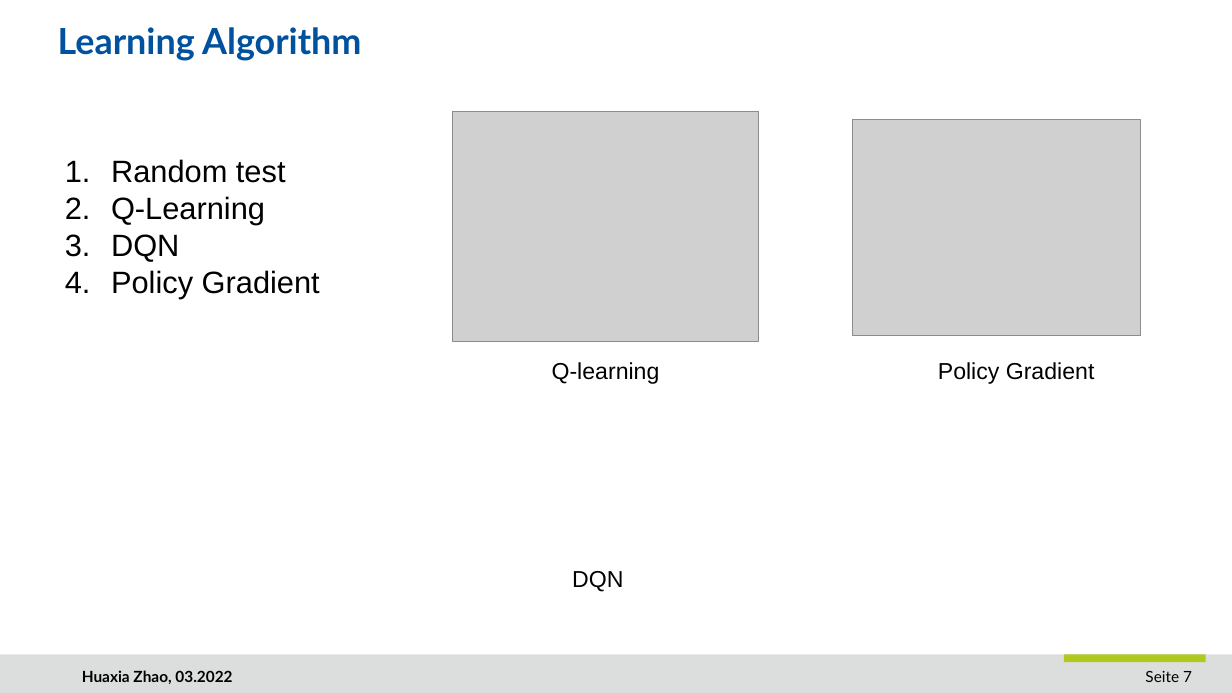
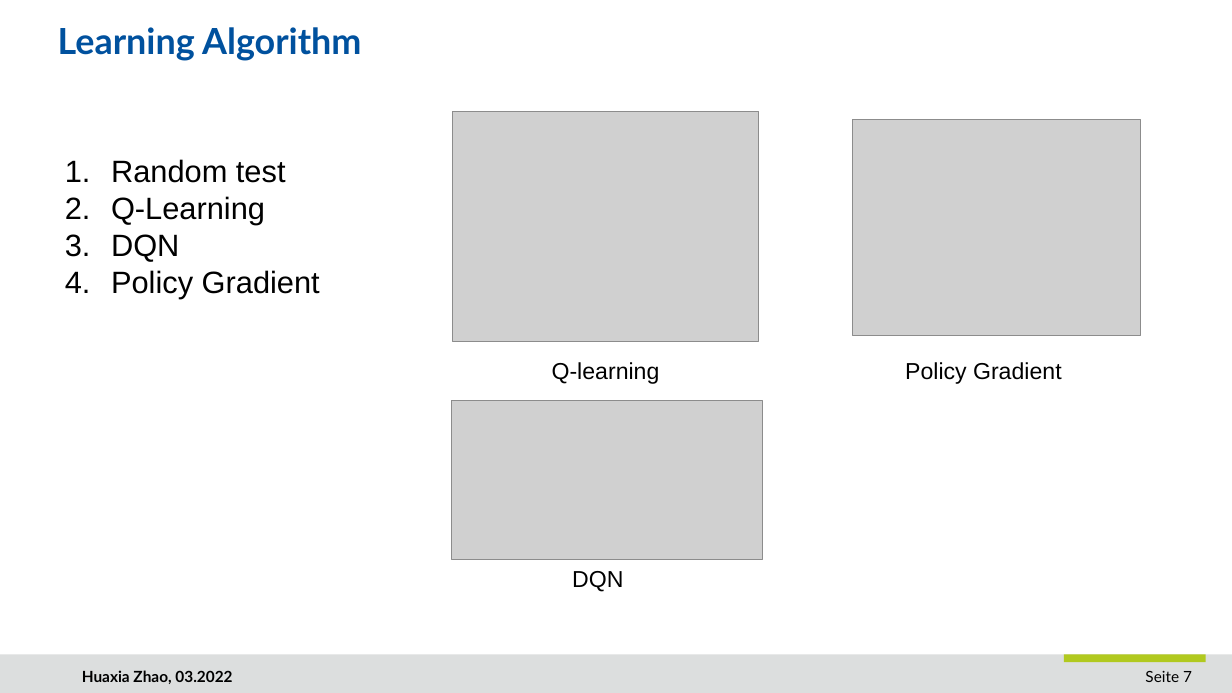
Before and after one commit to underclass6/RLProject, a slide deck: slide 7 of Huaxia_Zhao.pptx. Drawn at 1232x693 pixels with LibreOffice and Linux fonts; fonts in the diff are those of the drawing; grey boxes stand for pictures; background and template pictures are left out. Boxes give left, top, right and bottom in pixels: in the first picture for what was removed or moved away, otherwise in the second. Text is boxed around its words. In the diff, an @@ line names an element or a change of style, - is before the commit and + after.

Commit message:
update huaxia slides

```diff
--- a/Huaxia_Zhao.pptx
+++ b/Huaxia_Zhao.pptx
@@ text "Policy Gradient": place and size @@
-text "Policy Gradient" at [938, 362, 1095, 384]
+text "Policy Gradient" at [905, 362, 1062, 384]
@@ picture added at [452, 401, 762, 560] @@
```
